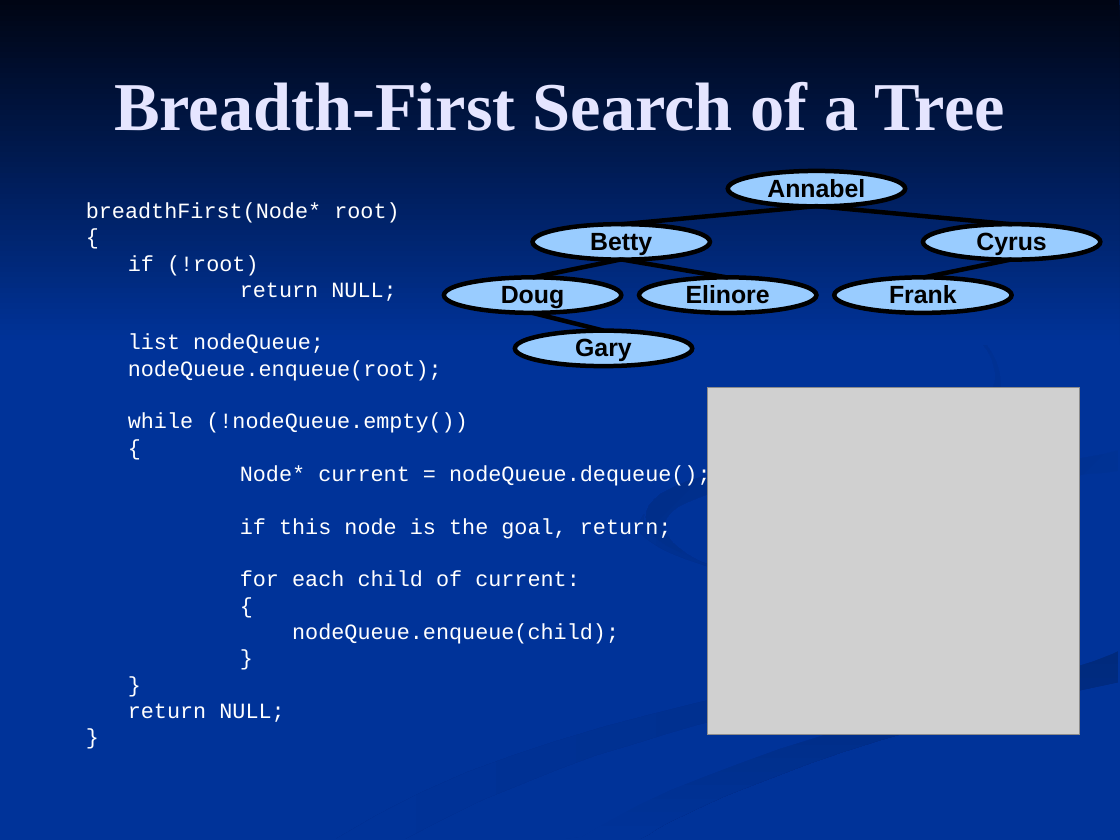
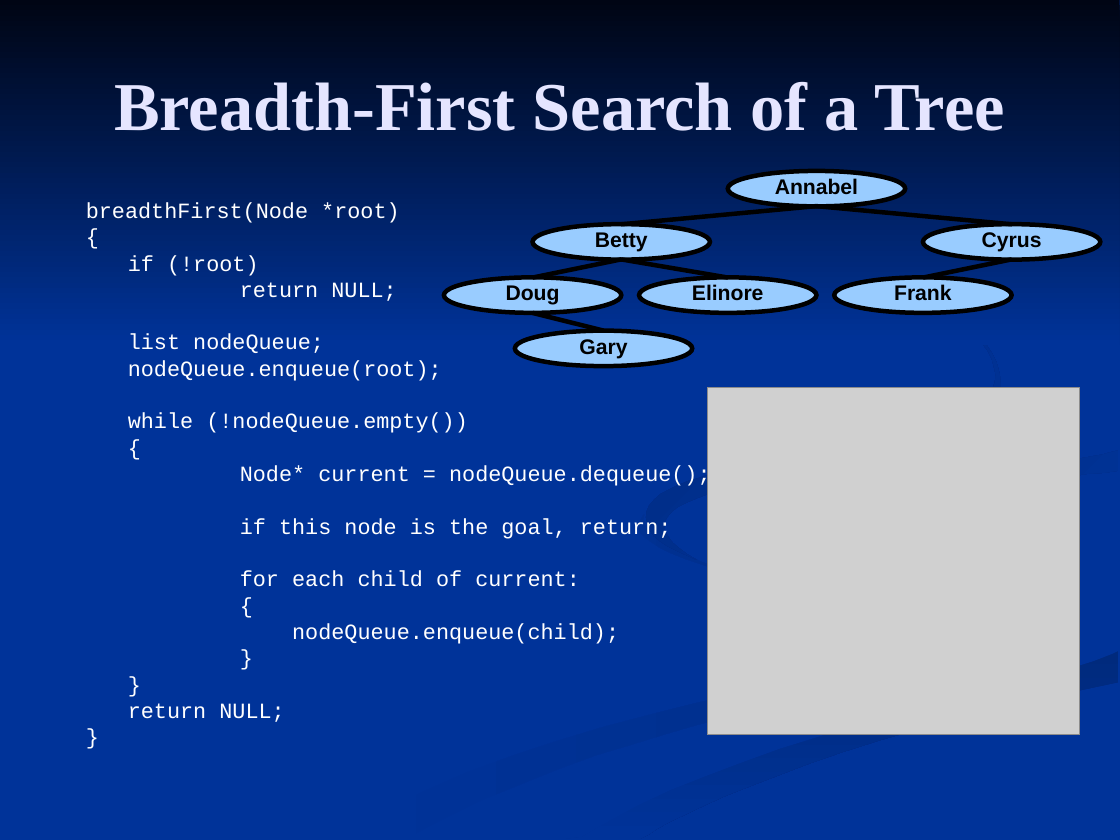
Before and after one commit to FleepyBeepy/Artificial-Intelligence, a slide deck: slide 5 of Lecture Slides/2.2 - Breadth First Search.ppt. Drawn at 1120x840 pixels with LibreOffice and Linux fonts; fonts in the diff are those of the drawing; grey boxes stand for pictures. Boxes give left, top, right and bottom in pixels: in the first picture for what was removed or moved away, otherwise in the second. Text is boxed around its words. In the diff, an @@ line names an element or a change of style, - is before the commit and + after.

```diff
--- a/Lecture Slides/2.2 - Breadth First Search.ppt
+++ b/Lecture Slides/2.2 - Breadth First Search.ppt
@@ text at box(86, 202, 399, 223): spaces changed @@
-breadthFirst(Node* root)
+breadthFirst(Node *root)
@@ freeform shape at box(646, 261, 1001, 560): fill gradient #003399 to #002B82 to gradient #002B82 to #003399 @@
@@ size 16 to 13.6 pt; line spacing 0.96 to 0.76 in 7 elements at box(728, 171, 905, 207), box(533, 224, 710, 260), box(923, 224, 1100, 260), box(444, 278, 620, 314), box(640, 278, 816, 314), box(834, 278, 1011, 314), box(515, 330, 692, 366) @@
```
Also in this commit, not shown: 8 other slides changed, 41 other files.
